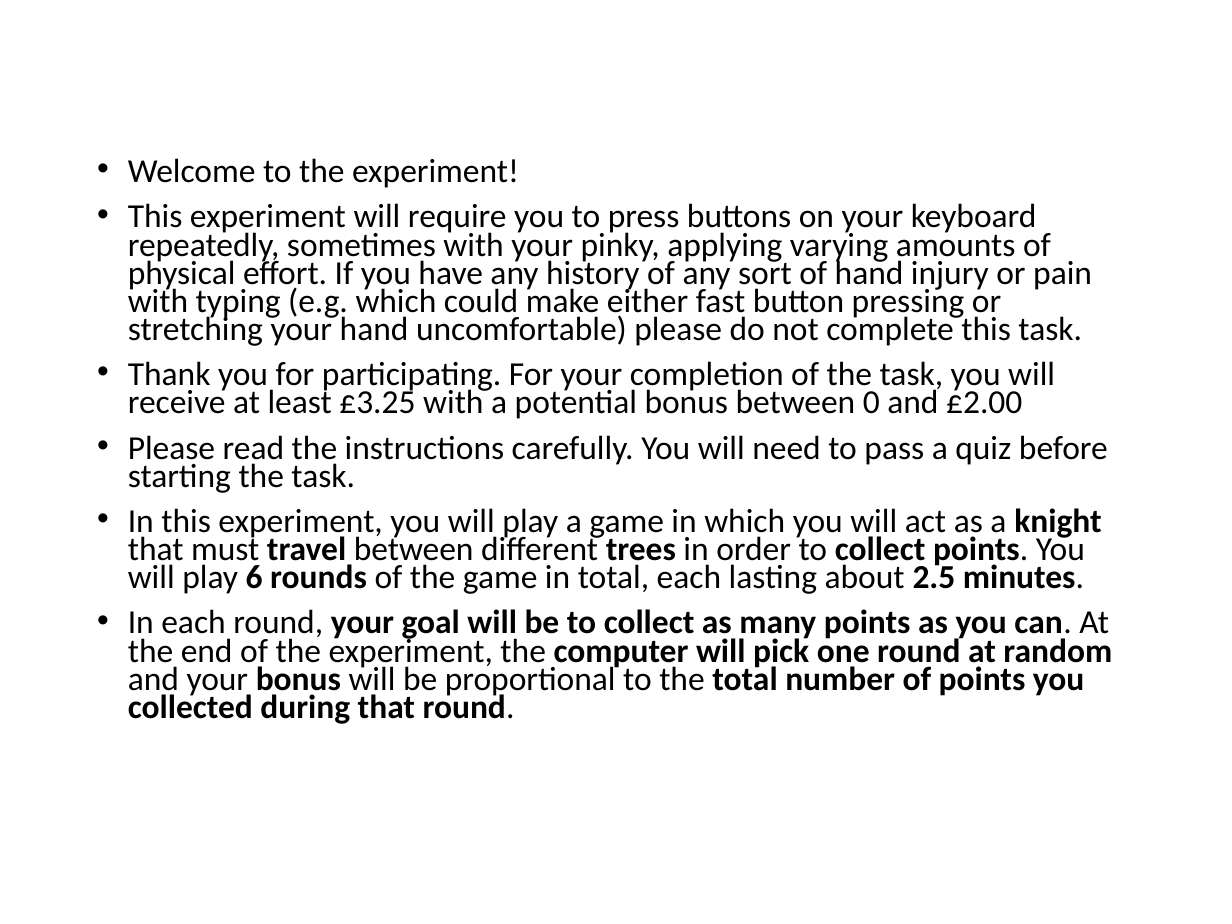
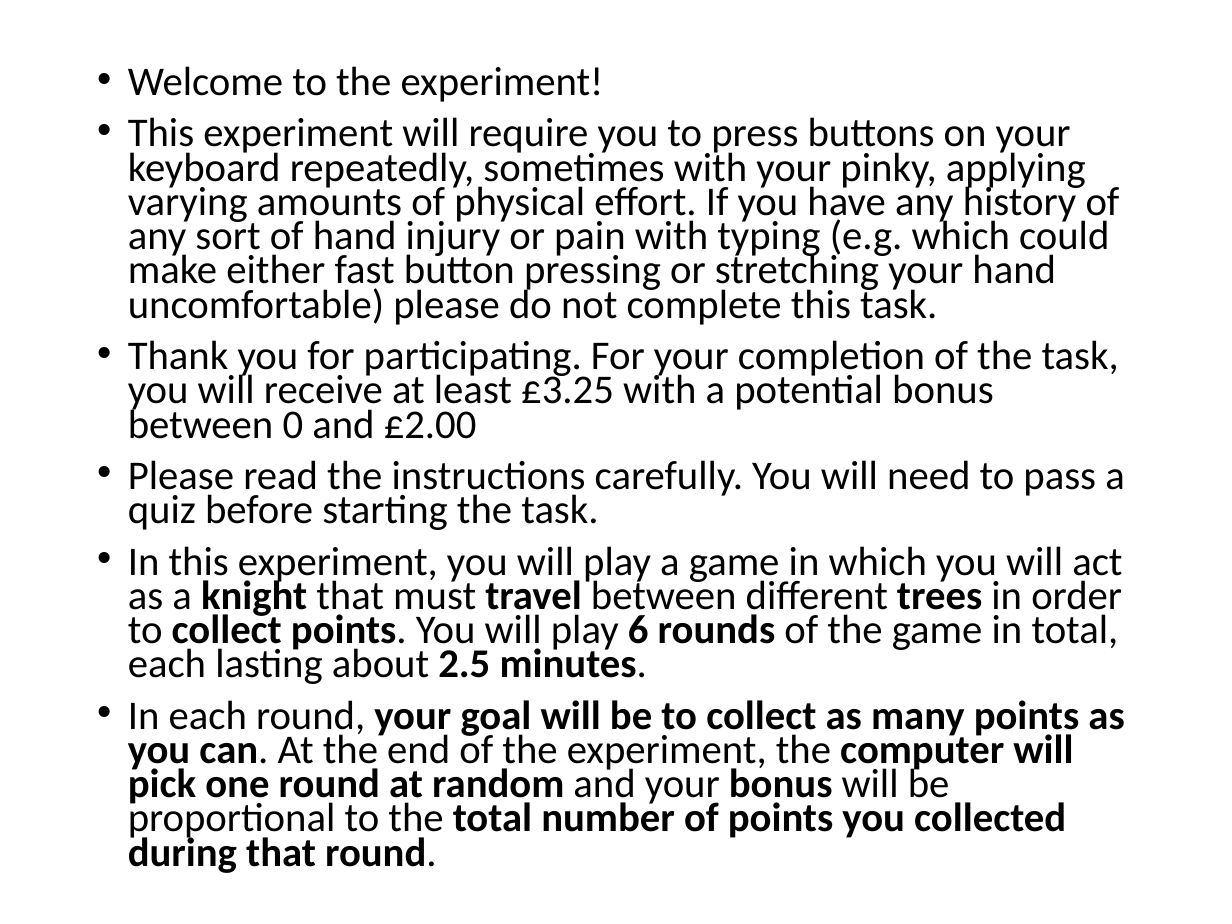
Before and after one commit to evanrussek/forage_jsp, a slide deck: slide 1 of public/ver_4/Stimuli/forage_instructions.pptx. Drawn at 1232x924 pixels with LibreOffice and Linux fonts; fonts in the diff are those of the drawing. Boxes give left, top, right and bottom in pixels: in the first picture for what was removed or moved away, otherwise in the second. Text is boxed around its words. In the diff, an @@ line names an element or a change of style, - is before the commit and + after.

```diff
--- a/public/ver_4/Stimuli/forage_instructions.pptx
+++ b/public/ver_4/Stimuli/forage_instructions.pptx
@@ text "Welcome to the experiment!": place and size @@
-text "Welcome to the experiment!" at (128,158,1112,724)
+text "Welcome to the experiment!" at (128,66,1125,873)
@@ text "Welcome to the experiment!" at (128,66,1125,873): size 19.6 to 23.8 pt @@
```
Also in this commit, not shown: 5 other slides changed, 9 other files.
